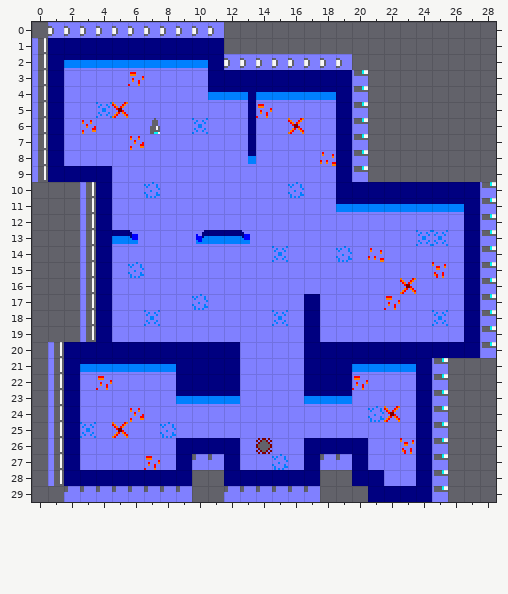
An edit to a level. Tiled map, splatun/assets/World1/Level6/Level6.tmx. The first picture shows the starting point.
Cells are 8x8 px. Shown: x 0..28, y 0..29.
Once edited:
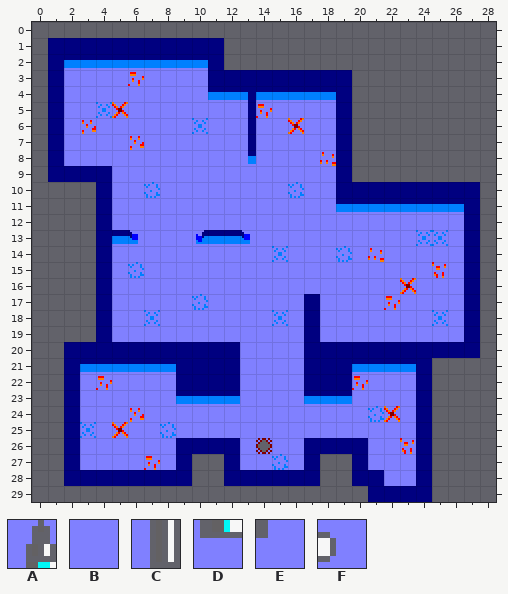
Key: from "Tileset": A 13, B 16, C 25, D 26, E 27, F 28.
_ is an empty cell.
The exact change:
Layer "Tile Layer 1":
y 0: x 1..11 FFFFFFFFFFF -> ___________
y 1: x 0 C -> _
y 2: x 0 C -> _; x 12..19 FFFFFFFF -> ________
y 3..5: x 0 C -> _; x 20 D -> _
y 6: x 0 C -> _; x 7 A -> B; x 20 D -> _
y 7..9: x 0 C -> _; x 20 D -> _
y 10..19: x 3 C -> _; x 28 D -> _
y 20: x 1 C -> _; x 28 D -> _
y 21..26: x 1 C -> _; x 25 D -> _
y 27: x 1 C -> _; x 10..11 EE -> __; x 18..19 EE -> __; x 25 D -> _
y 28: x 1 C -> _; x 25 D -> _
y 29: x 2..9 EEEEEEEE -> ________; x 12..17 EEEEEE -> ______; x 25 D -> _
